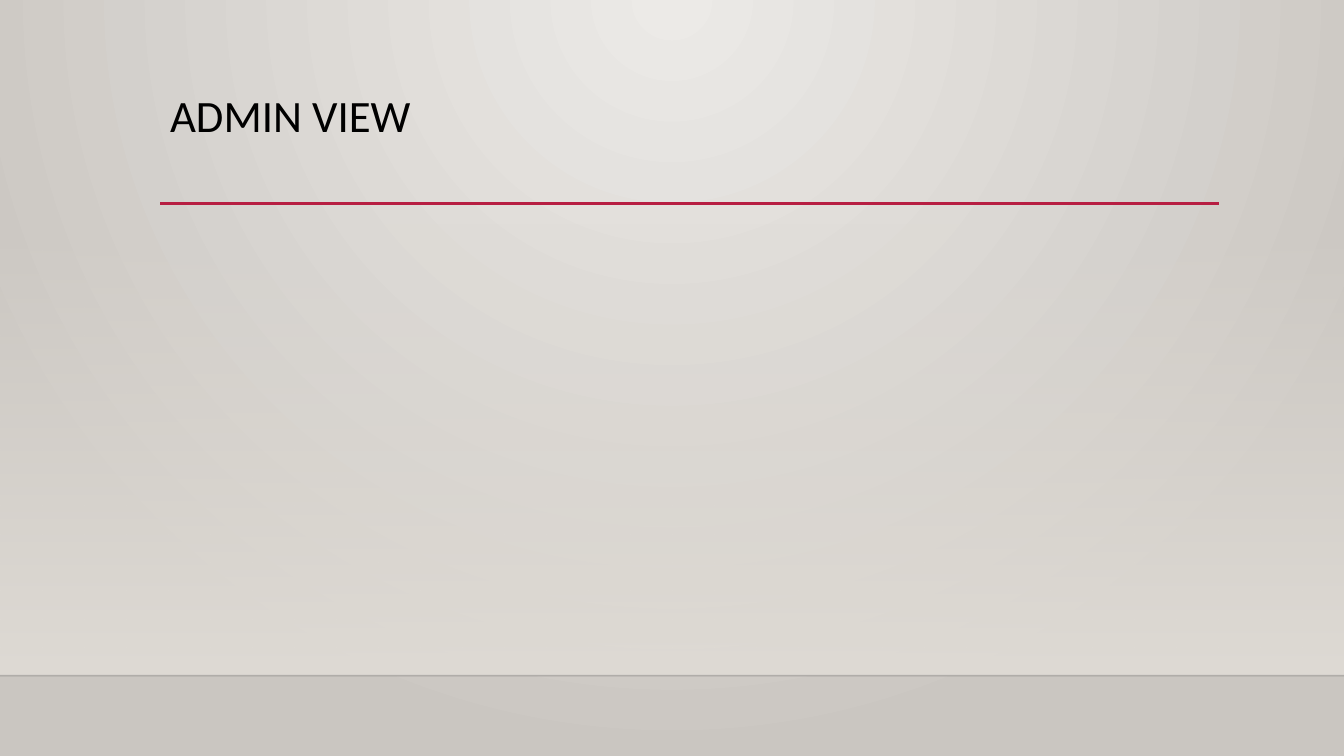
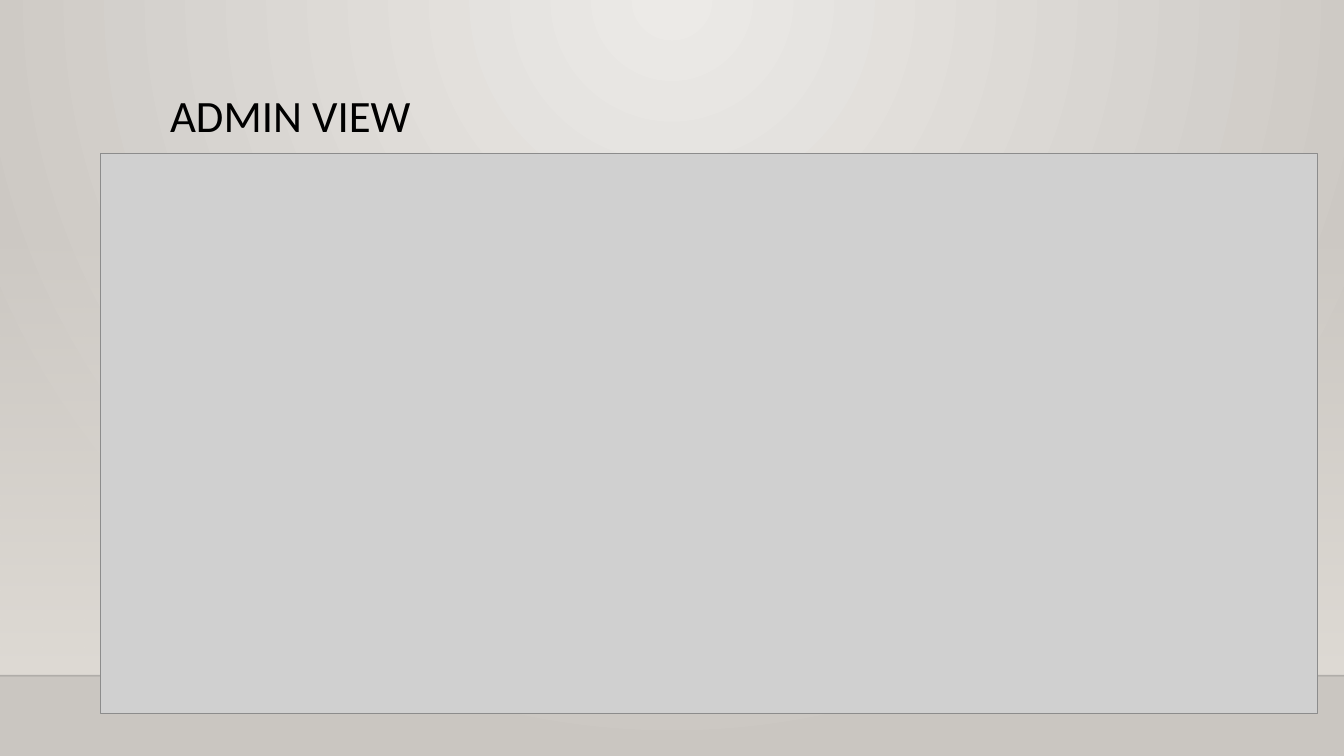
Before and after one commit to kmatusz/flixbus_project, a slide deck: slide 5 of raport and prez/flixScrapper.pptx. Drawn at 1344x756 pixels with LibreOffice and Linux fonts; fonts in the diff are those of the drawing; grey boxes stand for pictures; background and template pictures are left out. Boxes give left, top, right and bottom in pixels: in the first picture for what was removed or moved away, otherwise in the second. Text is boxed around its words. In the diff, an @@ line names an element or a change of style, - is before the commit and + after.

Commit message:
dodanie admin views do prezki i raportu

```diff
--- a/raport and prez/flixScrapper.pptx
+++ b/raport and prez/flixScrapper.pptx
@@ picture added at [101, 153, 1318, 713] @@
@@ line removed from (160, 204) to (1220, 204) @@
```
Also in this commit, not shown: 1 other file.
